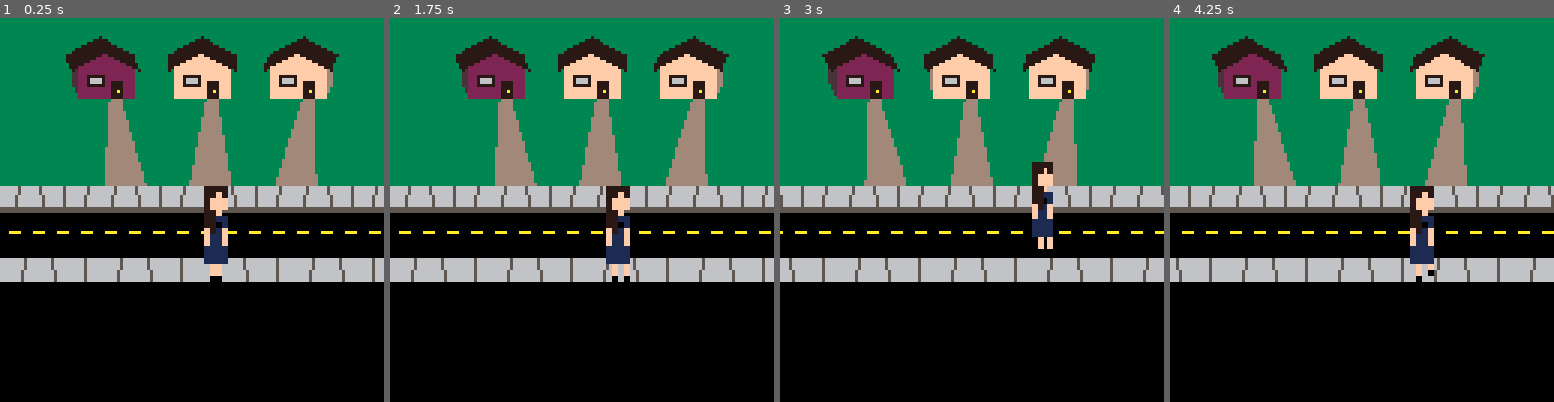
Above: before the commit, frames 1-4 (left to right).
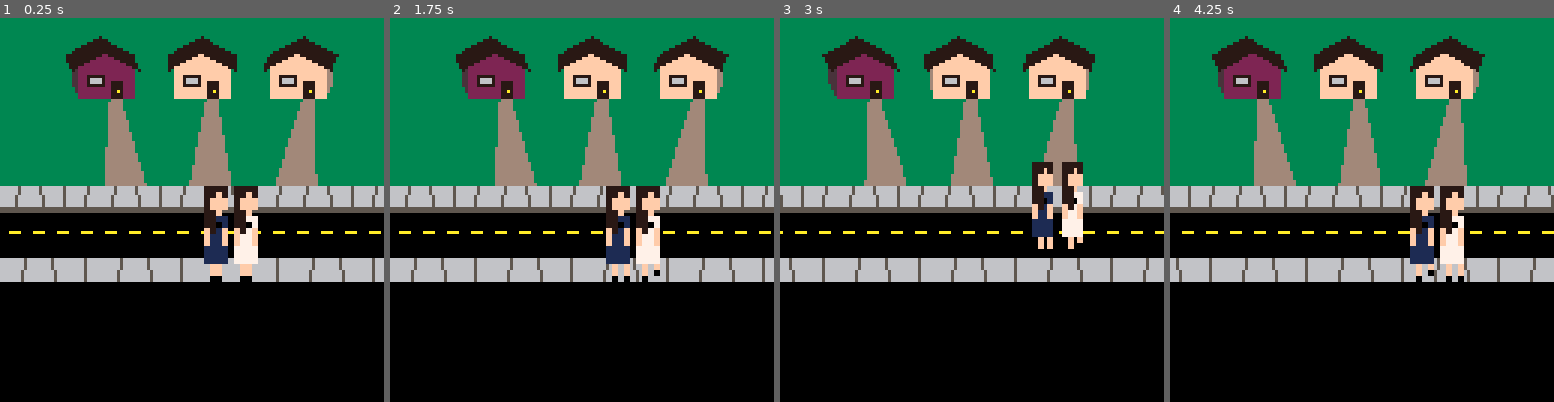
Above: after the commit, the same moments.

Repository: Minimistro32/kate
Game: PICO-8 cartridge kate.p8
Same seed, same stepped clock (60 frames per second), same inputs: the game is played once before the commit and once after it.
Inputs:
- Up to frame 1 (0.25 s): no input
- Up to frame 2 (1.75 s): tap X (X key) at 0.33, 1.07 s; tap O (Z key) at 0.7, 1.7 s; hold Right from 1.6 s (still down)
- Up to frame 3 (3 s): tap X (X key) at 1.85, 2.97 s; release Right at 2.1 s; tap O (Z key) at 2.1, 2.5, 2.9 s; hold Up 2.15-2.42 s; hold Right from 2.47 s (still down)
- Up to frame 4 (4.25 s): release Right at 3.03 s; hold Left 3.08-3.58 s; tap O (Z key) at 3.3, 3.7, 4.1 s; hold Down 3.63-3.97 s; hold Right from 4.02 s (still down); tap X (X key) at 4.08 s

The runs differ from the first frame. In frame 1, 1.4% of the frame differs, in the area x 60-68%, y 43-69%; in frame 2, 1.3%; in frame 3, 1.1%; in frame 4, 1.4%.

Commit message:
added companion

Diff:
--- a/kate.p8
+++ b/kate.p8
@@ -4,7 +4,7 @@
 -- INIT
 function _init()
 	poke(0x5f2e,1) --persist pal swap
-	pal({1,2,3,4,5,6,7,10,134,133,132,128,13,11,15,16}, 1)
+	pal({1,2,3,4,5,6,7,10,134,133,132,128,12,11,15,16}, 1)
 
 	pal_swap_screen_segment()
 
@@ -16,7 +16,38 @@
 	y_pos = 56
 	facing_cam = true
 
-	house_palettes = { --can't use 14, 12, 6, or 8
+	--PALETTES
+	--comp
+	comp_palettes = {
+		hair={
+			-- 9, --grayish
+			4, --reddish
+			12, --brown
+			8, --yellow
+			11, --light brown
+			0,  --black
+		},
+		dress={
+			2, --purple
+			3, --green
+			4, --reddish
+			5, --gray
+			7, --white
+			8, --yellow
+			10, --sludge
+			11, --light brown
+			13, --pink
+		}
+	}
+	comp_hair = rnd(comp_palettes['hair'])
+	comp_dress = rnd(comp_palettes['dress'])
+	if comp_hair == comp_dress then
+		del(comp_palettes['dress'], comp_hair)
+		comp_dress = rnd(comp_palettes['dress'])
+	end
+
+	--house
+	house_palettes = {
 		{	--tan
 			front = 15,
 			side = 9
@@ -31,7 +62,7 @@
 		},
 		{	--blue
 			front = 1,
-			side = 13
+			side = 12 --was std color 13, swapped 13 into light-blue
 		}
 	}
 
@@ -136,6 +167,12 @@
 
 	--kate
 	sspr(40 + 40 * tonum(facing_cam) + 8 * tonum(moving) * (flr(timer / 5) % 4), 0, 8, 16, x_pos, y_pos, 8 * kate_scale, 16 * kate_scale)
+	--comp
+	pal(12,comp_hair)
+	pal(1,comp_dress)
+	sspr(40 + 40 * tonum(facing_cam) + 8 * tonum(moving) * abs((flr(timer / 5) % 4)-3), 0, 8, 16, x_pos + 5 * kate_scale, y_pos, 8 * kate_scale, 16 * kate_scale)
+	pal(12,12)
+	pal(1,1)
 
 	palt()
 end
